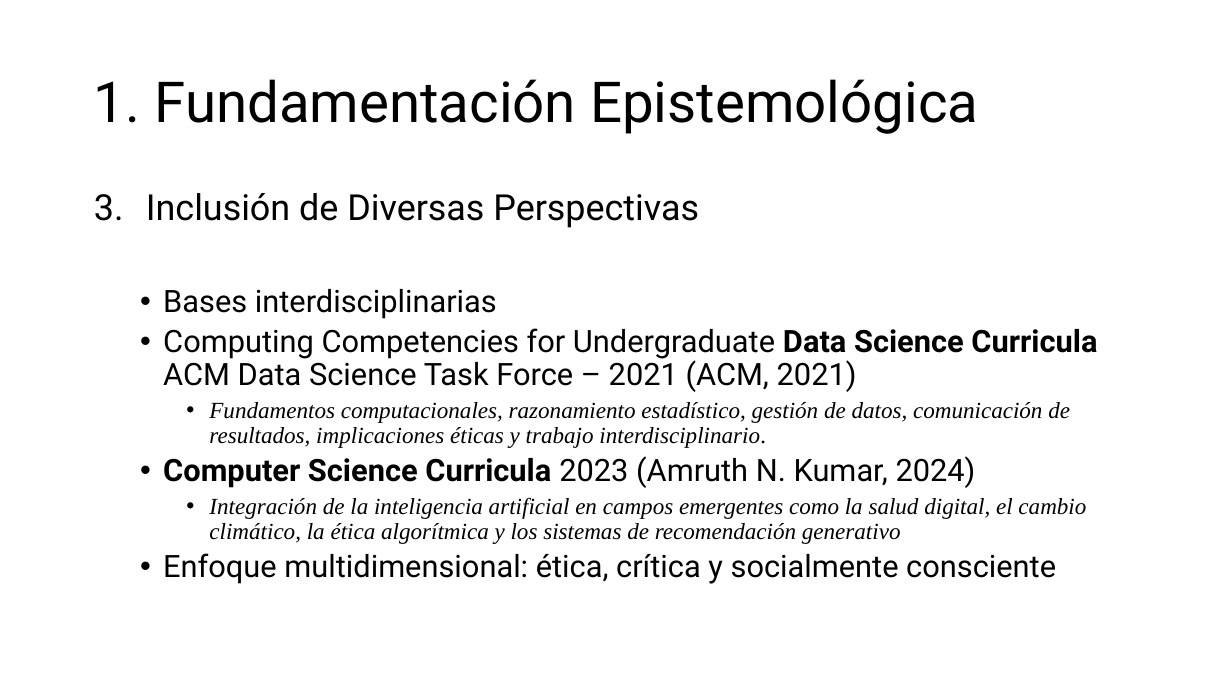
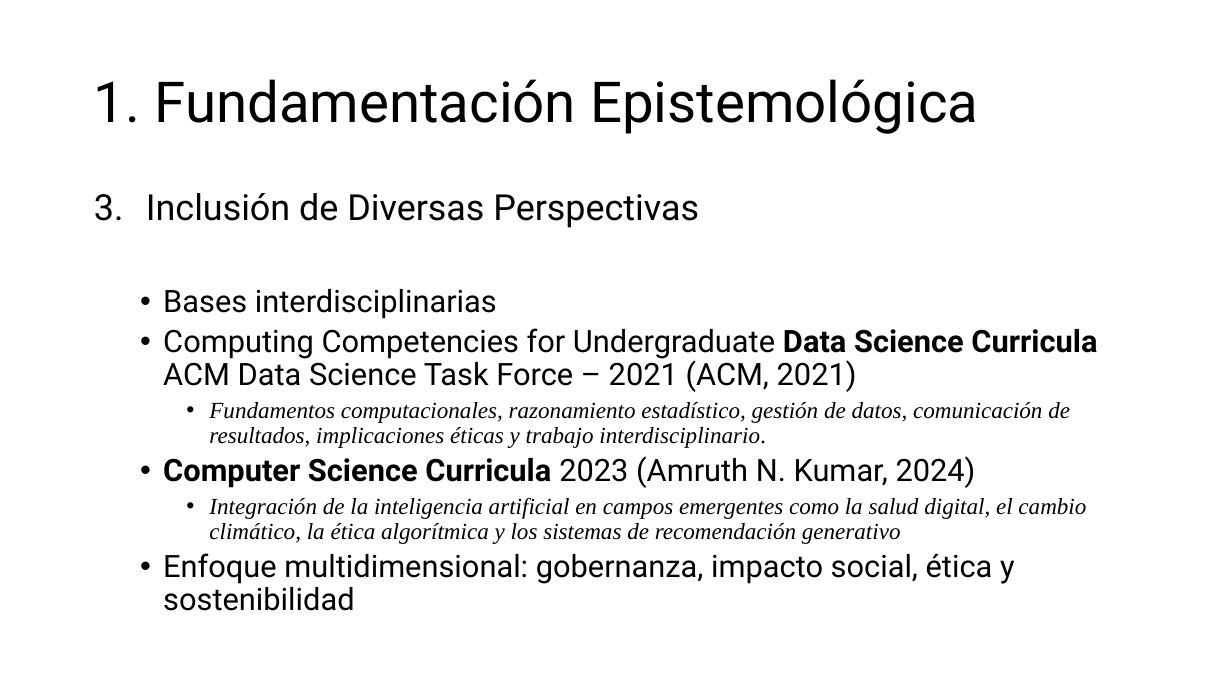
Before and after one commit to aavendan/cdia, a slide deck: slide 3 of 03 Presentación - CDIA.pptx. Drawn at 1232x693 pixels with LibreOffice and Linux fonts; fonts in the diff are those of the drawing. Boxes give left, top, right and bottom in pixels: in the first picture for what was removed or moved away, otherwise in the second. Text is boxed around its words. In the diff, an @@ line names an element or a change of style, - is before the commit and + after.

```diff
--- a/03 Presentación - CDIA.pptx
+++ b/03 Presentación - CDIA.pptx
@@ text at (x1=163, y1=553, x2=1015, y2=611): text changed @@
-  • Enfoque multidimensional: ética, crítica y socialmente consciente
+  • Enfoque multidimensional: gobernanza, impacto social, ética y sostenibilidad
```
Also in this commit, not shown: 9 other slides changed, 2 slides added.
